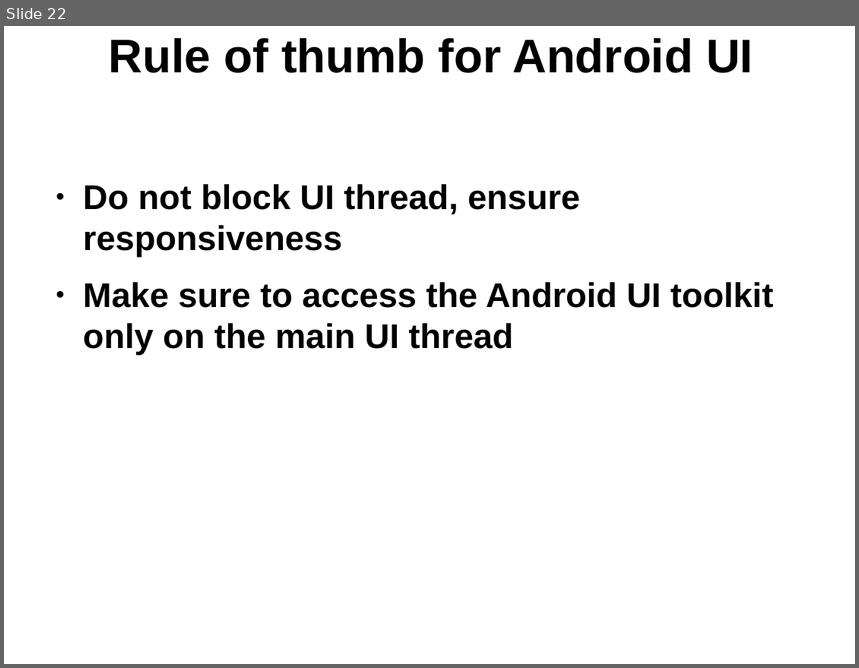
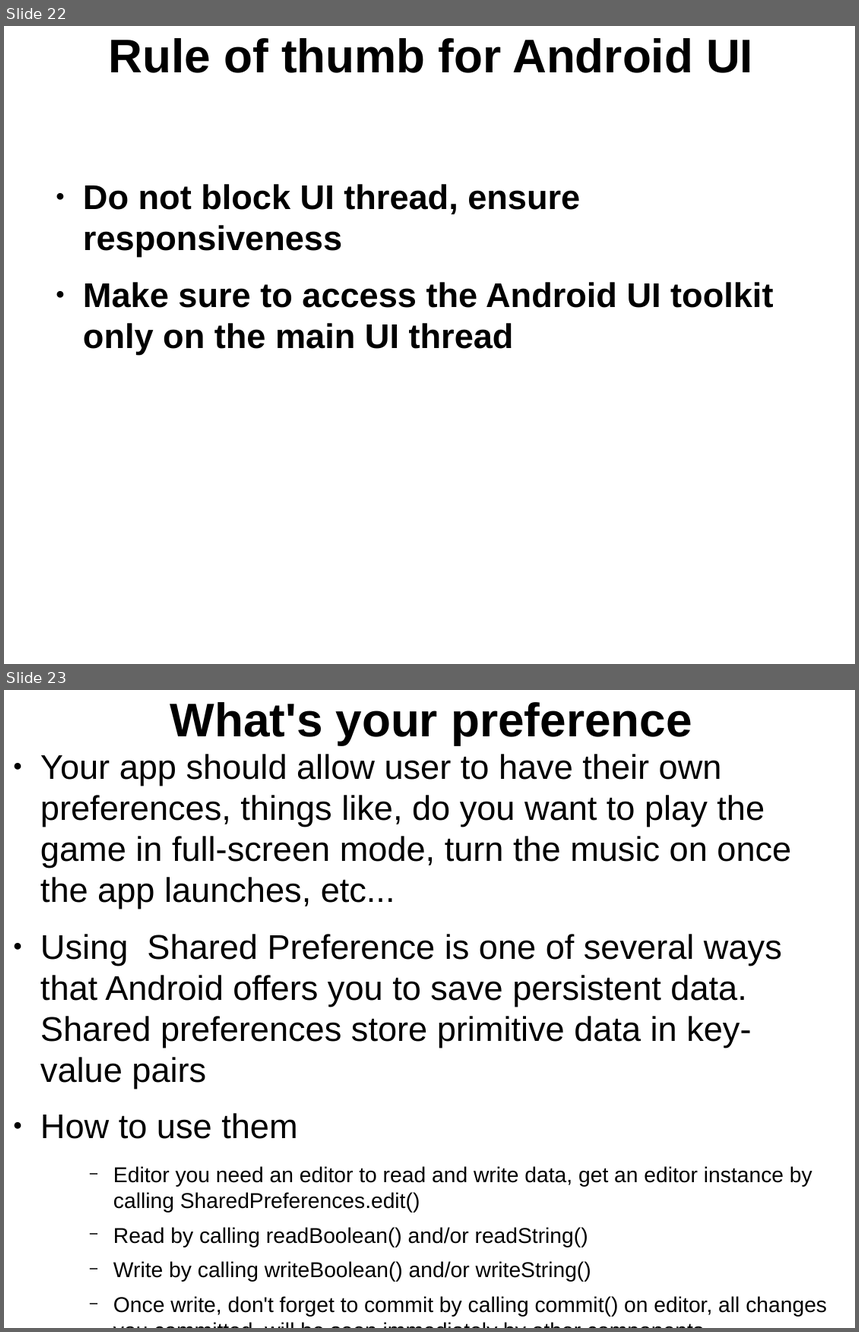
Before and after one commit to thegreatdao/testa, a slide deck: assets/android2.odp. Shown one above the other, each under a label of ours: slide 22 before the commit, slides 22 and 23 after it. The pictures are 859x668 and 859x1332 pixels, drawn with LibreOffice and Linux fonts; fonts in the diff are those of the drawing. Boxes give left, top, right and bottom in pixels: in the first picture for what was removed or moved away, otherwise in the second. Text is boxed around its words. In the diff, an @@ line names an element or a change of style, - is before the commit and + after.

```diff
--- a/assets/android2.odp
+++ b/assets/android2.odp
@@ slide 23 added at (4,690,855,1328), background #FFFFFF @@
@@ title added at (170,702,692,745), 44 pt, text #000000, bold @@
+What's your preference
@@ text added at (40,754,827,1317), 20 pt, text #000000 @@
+● Your app should allow user to have their own preferences, things like, do you want to play the game in full-screen mode, turn the music on once the app launches, etc...
+● Using Shared Preference is one of several ways that Android offers you to save persistent data. Shared preferences store primitive data in key-value pairs
+● How to use them
+    − Editor you need an editor to read and write data, get an editor instance by calling SharedPreferences.edit()
+    − Read by calling readBoolean() and/or readString()
+    − Write by calling writeBoolean() and/or writeString()
+    − Once write, don't forget to commit by calling commit() on editor, all changes you committed, will be seen immediately by other components
```
Also in this commit, not shown: 6 other slides added, 3 other files.
